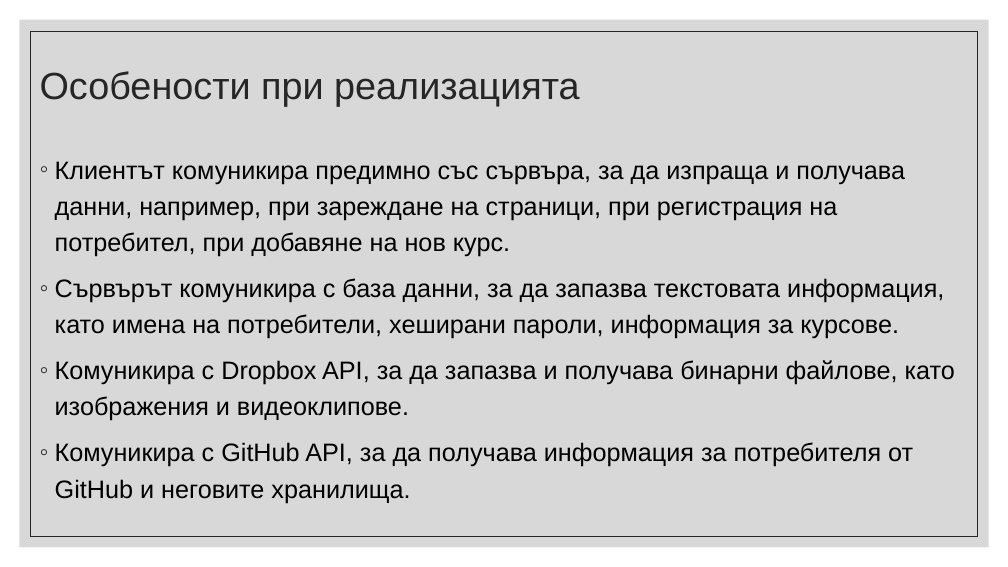
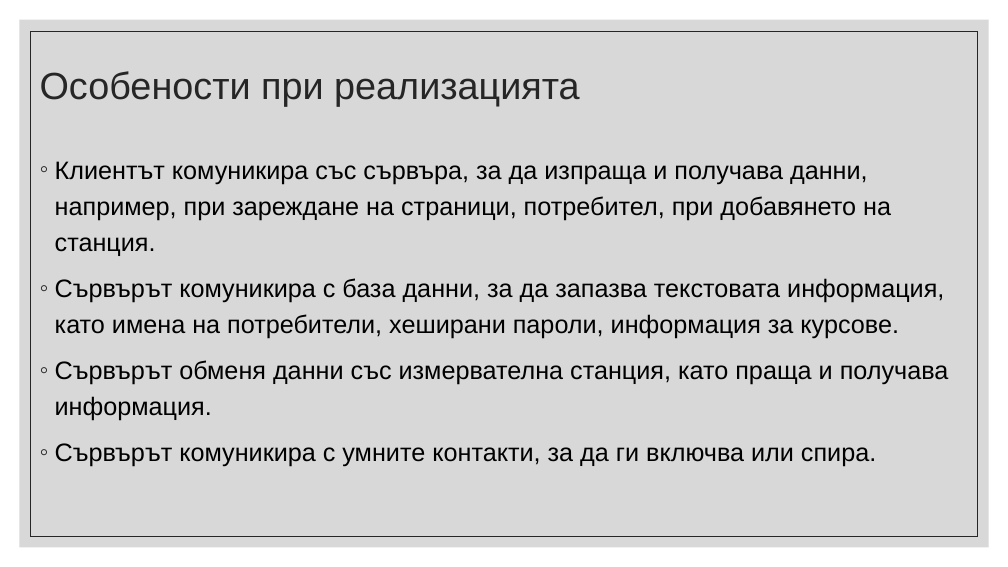
Before and after one commit to IvanBorislavovDimitrov/weather-station-server, a slide deck: slide 14 of Дипломна работа (AA).pptx. Drawn at 1008x567 pixels with LibreOffice and Linux fonts; fonts in the diff are those of the drawing. Boxes give left, top, right and bottom in pixels: in the first picture for what was removed or moved away, otherwise in the second. Text is boxed around its words. In the diff, an @@ line names an element or a change of style, - is before the commit and + after.

Commit message:
Presentation

```diff
--- a/Дипломна работа (AA).pptx
+++ b/Дипломна работа (AA).pptx
@@ text at bbox=[55, 161, 891, 256]: text changed @@
-◦ Клиентът комуникира предимно със сървъра, за да изпраща и получава данни, например, при зареждане на страници, при регистрация на потребител, при добавяне на нов курс.
+◦ Клиентът комуникира със сървъра, за да изпраща и получава данни, например, при зареждане на страници, потребител, при добавянето на станция.
@@ text at bbox=[55, 360, 949, 467]: text changed @@
-◦ Комуникира с Dropbox API, за да запазва и получава бинарни файлове, като изображения и видеоклипове.
-◦ Комуникира с GitHub API, за да получава информация за потребителя от GitHub и неговите хранилища.
+◦ Сървърът обменя данни със измервателна станция, като праща и получава информация.
+◦ Сървърът комуникира с умните контакти, за да ги включва или спира.
```
Also in this commit, not shown: 3 other slides changed, 1 slide removed.
